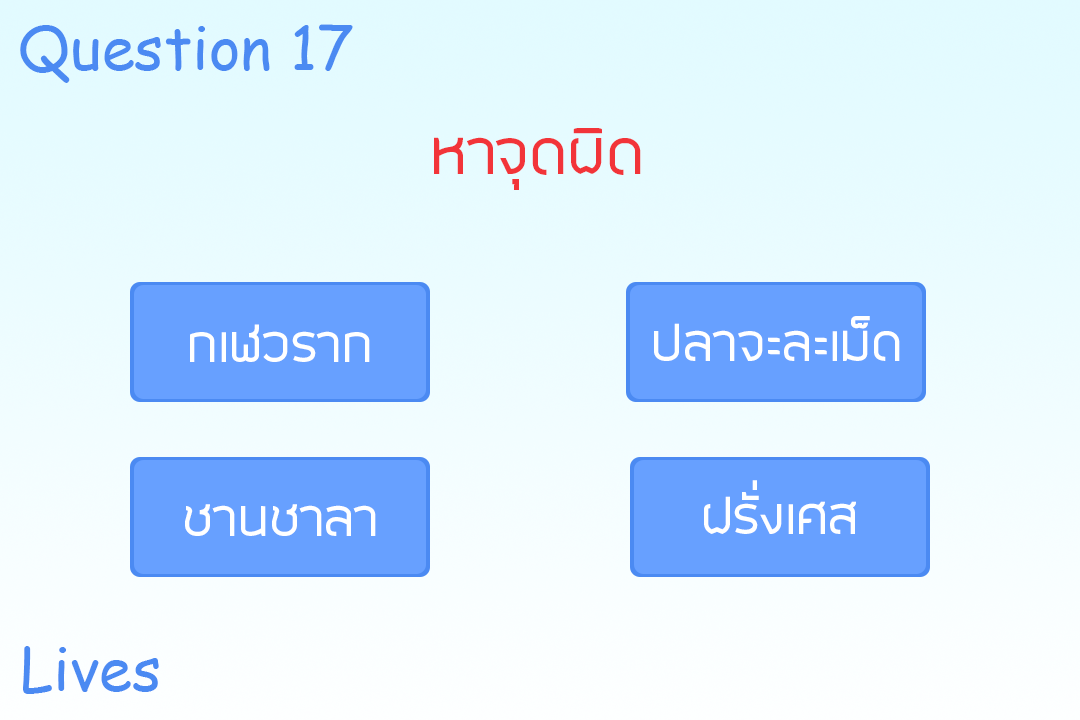
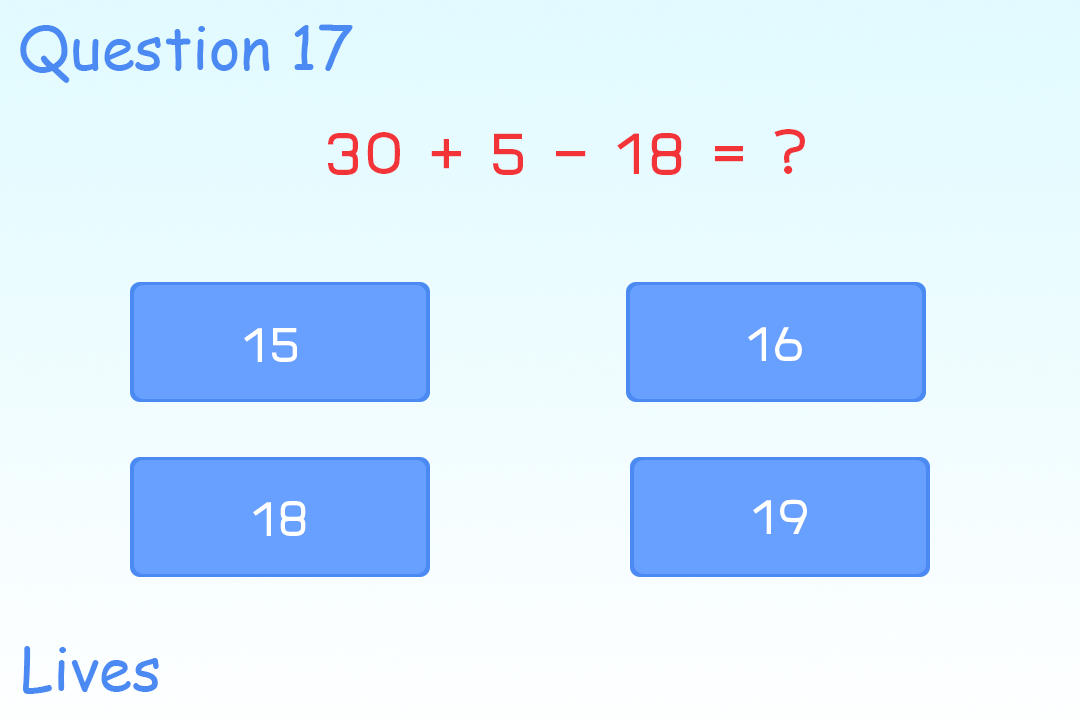
Comparing the layer stacks of the two 1080 x 720 images. Changes:
renamed "หาจุดผิด" to "30 + 5 - 18 = ?", painted on it over (x1=328, y1=128, x2=805, y2=190)
painted on "1" over (x1=190, y1=324, x2=370, y2=362)
painted on "2" over (x1=654, y1=316, x2=900, y2=361)
painted on "3" over (x1=185, y1=501, x2=376, y2=536)
painted on "4" over (x1=704, y1=480, x2=856, y2=534)
